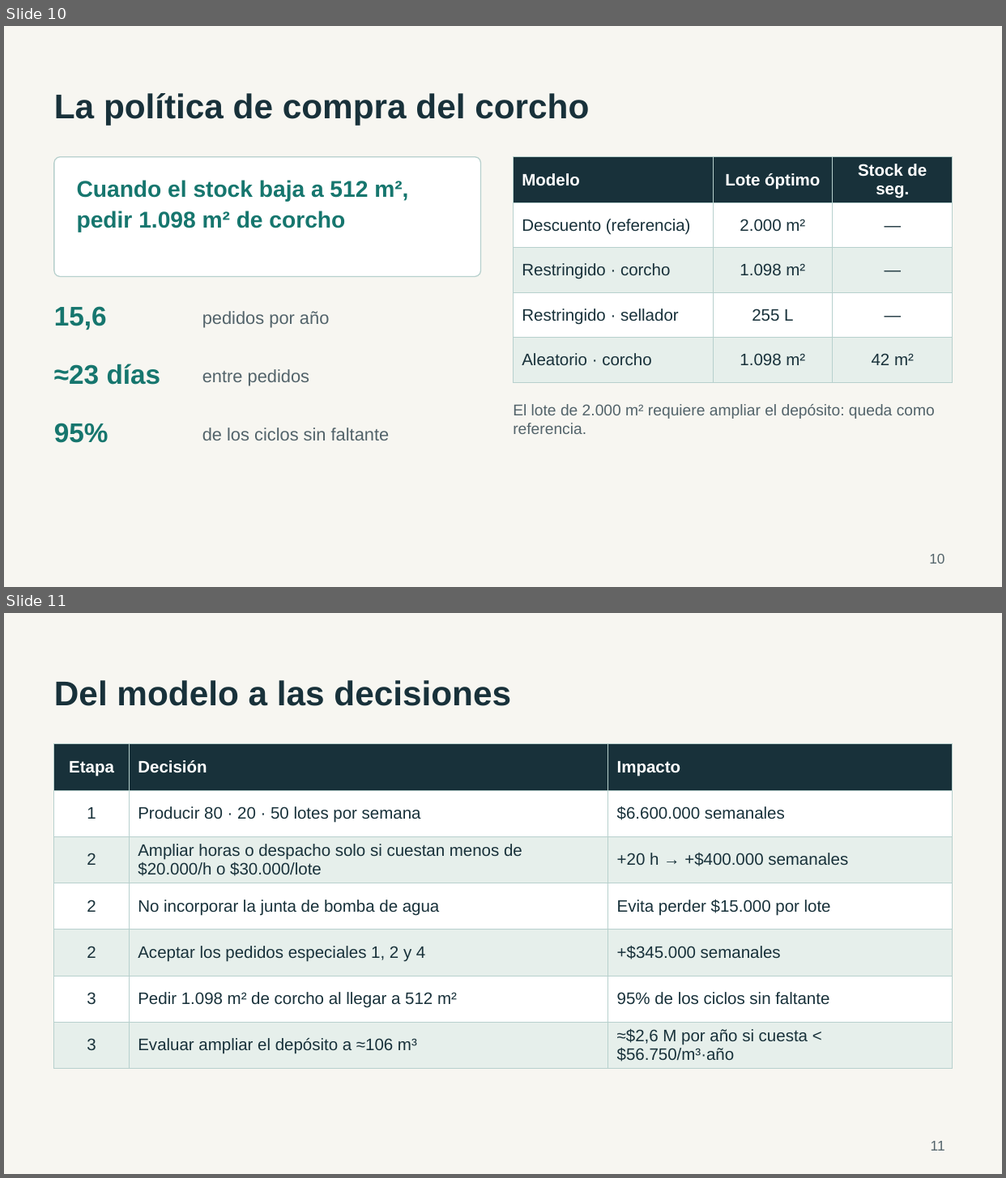
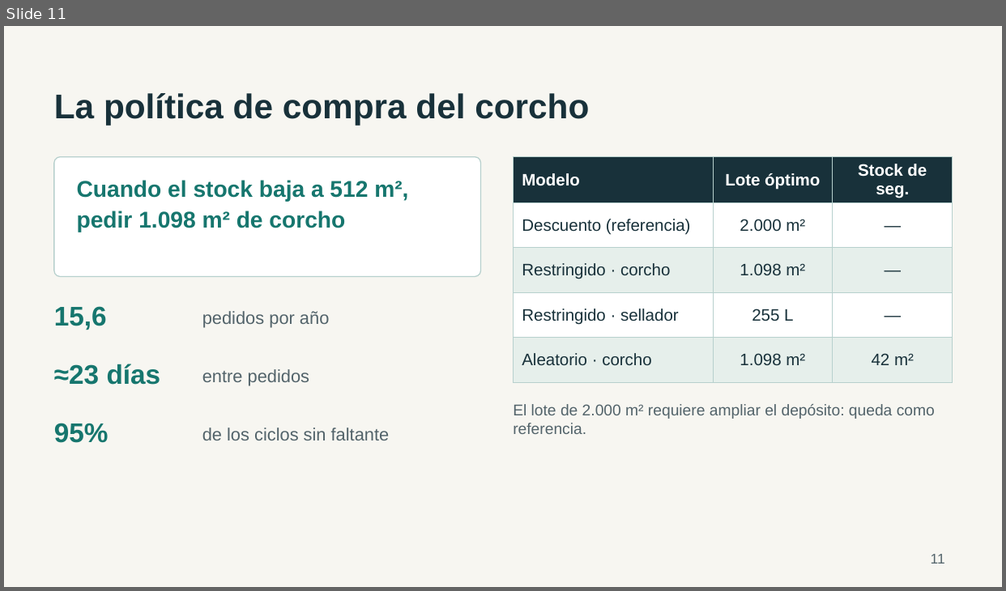
Before and after one commit to JuanBonadeo/utn_brain, a slide deck: materias/IO/entregables/etapa3/IO_402_Grupo1_Etapa3_Presentacion.pptx. Shown one above the other, each under a label of ours: slides 10 and 11 before the commit, slide 11 after it. The pictures are 1006x1178 and 1006x591 pixels, drawn with LibreOffice and Linux fonts; fonts in the diff are those of the drawing. Boxes give left, top, right and bottom in pixels: in the first picture for what was removed or moved away, otherwise in the second. Text is boxed around its words. In the diff, an @@ line names an element or a change of style, - is before the commit and + after.

```diff
--- a/materias/IO/entregables/etapa3/IO_402_Grupo1_Etapa3_Presentacion.pptx
+++ b/materias/IO/entregables/etapa3/IO_402_Grupo1_Etapa3_Presentacion.pptx
@@ slide 11 removed at (x1=4, y1=613, x2=1002, y2=1174), background #F7F6F1 @@
@@ title removed at (x1=54, y1=680, x2=511, y2=706) @@
-Del modelo a las decisiones
@@ table removed at (x1=54, y1=744, x2=953, y2=1065), 7 rows, 3 columns @@
-Etapa | Decisión | Impacto
-1 | Producir 80 · 20 · 50 lotes por semana | $6.600.000 semanales
-2 | Ampliar horas o despacho solo si cuestan menos de $20.000/h o $30.000/lote | +20 h → +$400.000 semanales
-2 | No incorporar la junta de bomba de agua | Evita perder $15.000 por lote
-2 | Aceptar los pedidos especiales 1, 2 y 4 | +$345.000 semanales
-3 | Pedir 1.098 m² de corcho al llegar a 512 m² | 95% de los ciclos sin faltante
-3 | Evaluar ampliar el depósito a ≈106 m³ | ≈$2,6 M por año si cuesta < $56.750/m³·año
@@ page number removed at (x1=931, y1=1141, x2=945, y2=1151) @@
-11
@@ what was slide 10 is now slide 11 @@
@@ page number at (x1=931, y1=554, x2=945, y2=564): text changed @@
-10
+11
```
Also in this commit, not shown: 7 slides changed, 4 slides added, 3 other slides removed, 1 other file.
